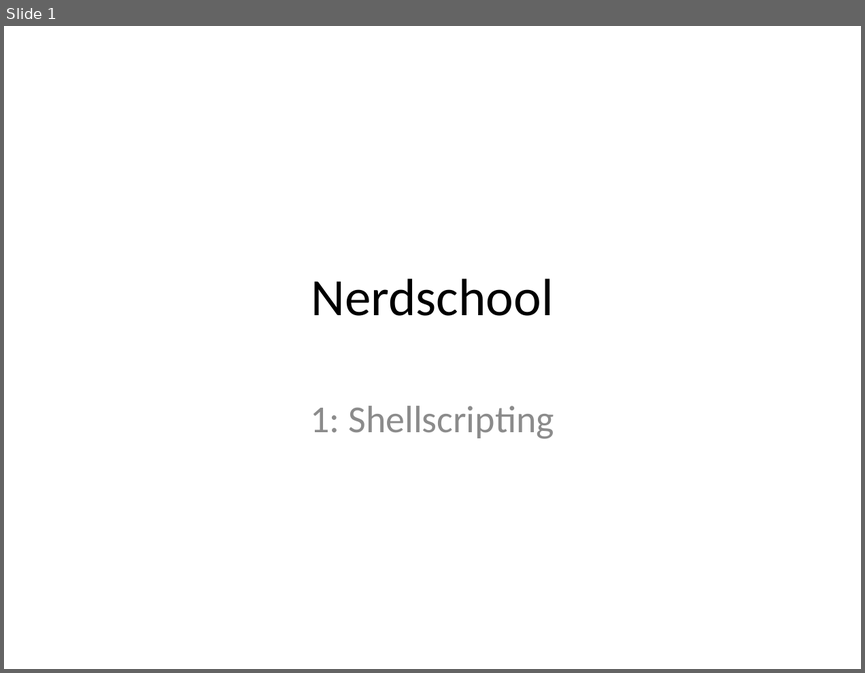
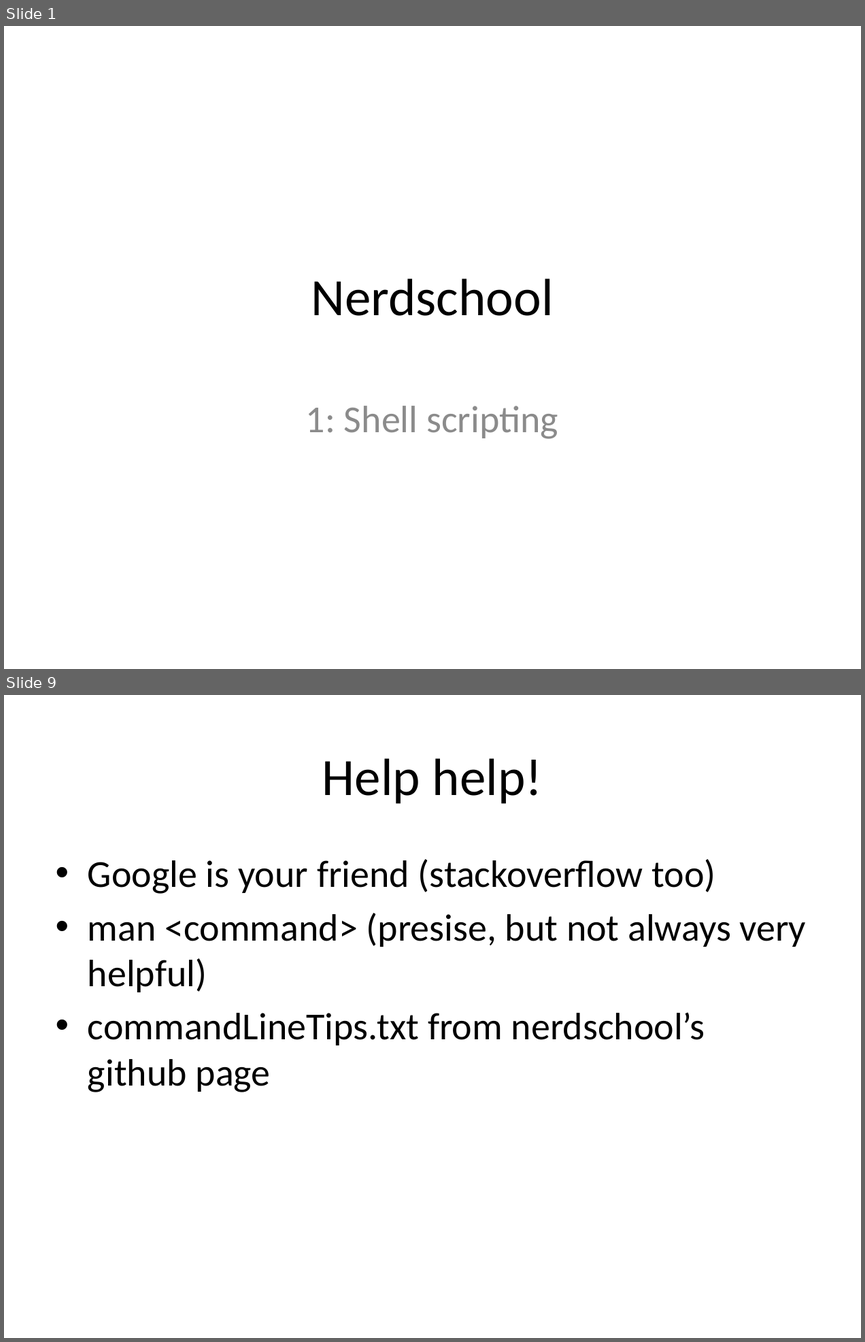
Before and after one commit to anettebgo/nerdschool, a slide deck: 1/shellscripting.pptx. Shown one above the other, each under a label of ours: slide 1 before the commit, slides 1 and 9 after it; the slides between them are not shown. The pictures are 865x673 and 865x1342 pixels, drawn with LibreOffice and Linux fonts; fonts in the diff are those of the drawing. Boxes give left, top, right and bottom in pixels: in the first picture for what was removed or moved away, otherwise in the second. Text is boxed around its words. In the diff, an @@ line names an element or a change of style, - is before the commit and + after.

```diff
--- a/1/shellscripting.pptx
+++ b/1/shellscripting.pptx
@@ slide 9 added at [4,695,861,1338], background #FFFFFF @@
@@ title added at [322,758,543,804], 44 pt, text #000000 @@
+Help help!
@@ text added at [88,859,806,1092], 32 pt, text #000000 @@
+• Google is your friend (stackoverflow too)
+• man <command> (presise, but not always very helpful)
+• commandLineTips.txt from nerdschool’s github page
@@ slide 1 changed as well @@
@@ subtitle at [306,405,558,439]: spaces changed @@
-1: Shellscripting
+1: Shell scripting
```
Also in this commit, not shown: 3 other slides changed, 5 other slides added, 8 slides removed.
